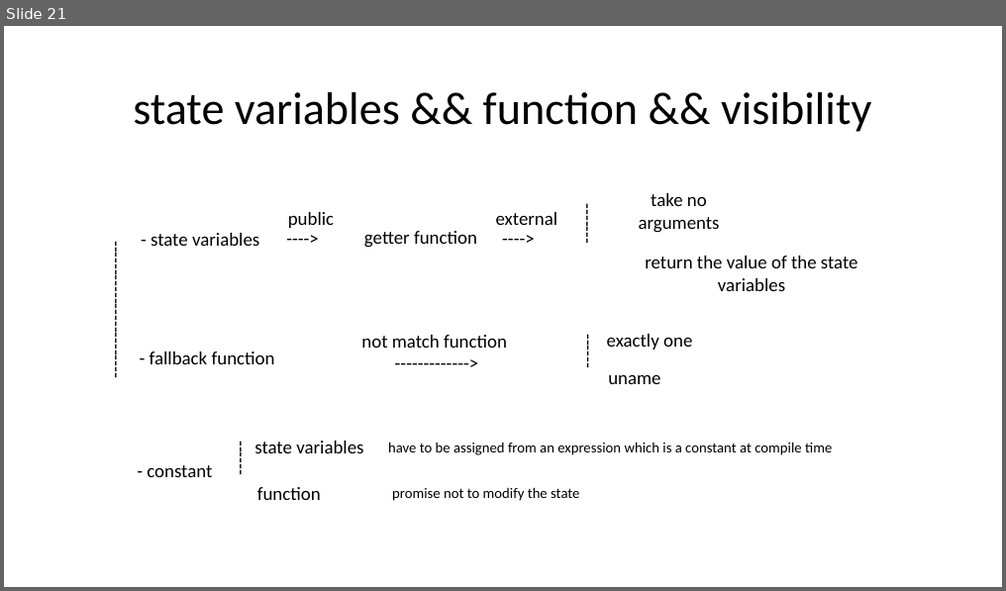
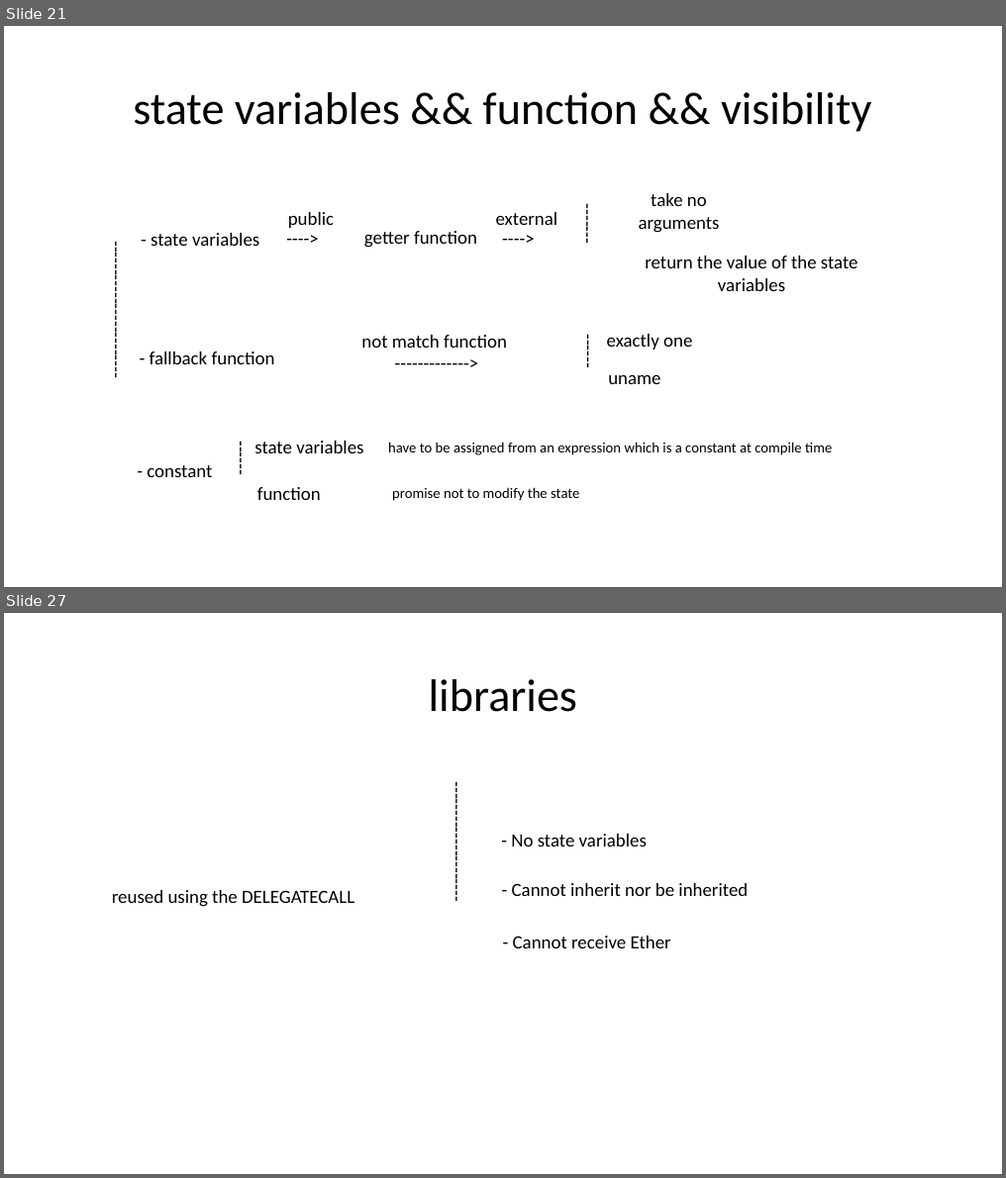
Before and after one commit to kaikai1024/ethereum-me, a slide deck: contract_me.pptx. Shown one above the other, each under a label of ours: slide 21 before the commit, slides 21 and 27 after it; the slides between them are not shown. The pictures are 1006x591 and 1006x1178 pixels, drawn with LibreOffice and Linux fonts; fonts in the diff are those of the drawing. Boxes give left, top, right and bottom in pixels: in the first picture for what was removed or moved away, otherwise in the second. Text is boxed around its words. In the diff, an @@ line names an element or a change of style, - is before the commit and + after.

```diff
--- a/contract_me.pptx
+++ b/contract_me.pptx
@@ slide 27 added at box(4, 613, 1002, 1174), background #FFFFFF @@
@@ title added at box(429, 679, 577, 712), 44 pt, text #000000 @@
+libraries
@@ text added at box(436, 774, 473, 1004), 18 pt, text #000000 @@
+---------------------
@@ text added at box(511, 834, 647, 847), 18 pt, text #000000 @@
+- No state variables
@@ text added at box(112, 890, 354, 907), 18 pt, text #000000 @@
+reused using the DELEGATECALL
@@ text added at box(512, 883, 747, 896), 18 pt, text #000000 @@
+- Cannot inherit nor be inherited
@@ text added at box(513, 936, 671, 949), 18 pt, text #000000 @@
+- Cannot receive Ether
```
Also in this commit, not shown: 5 slides changed, 8 other slides added, 2 slides removed, 1 other file.
